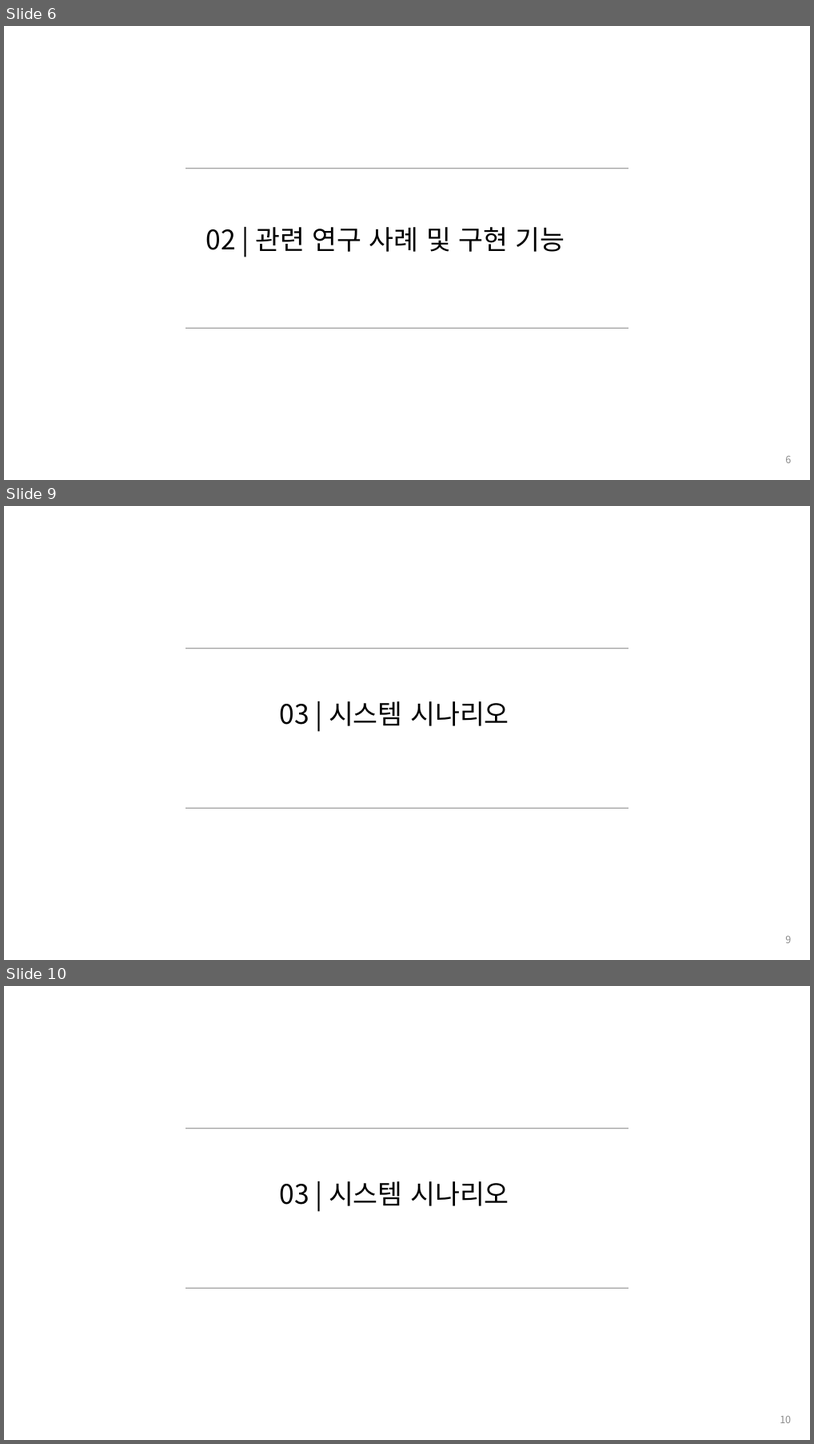
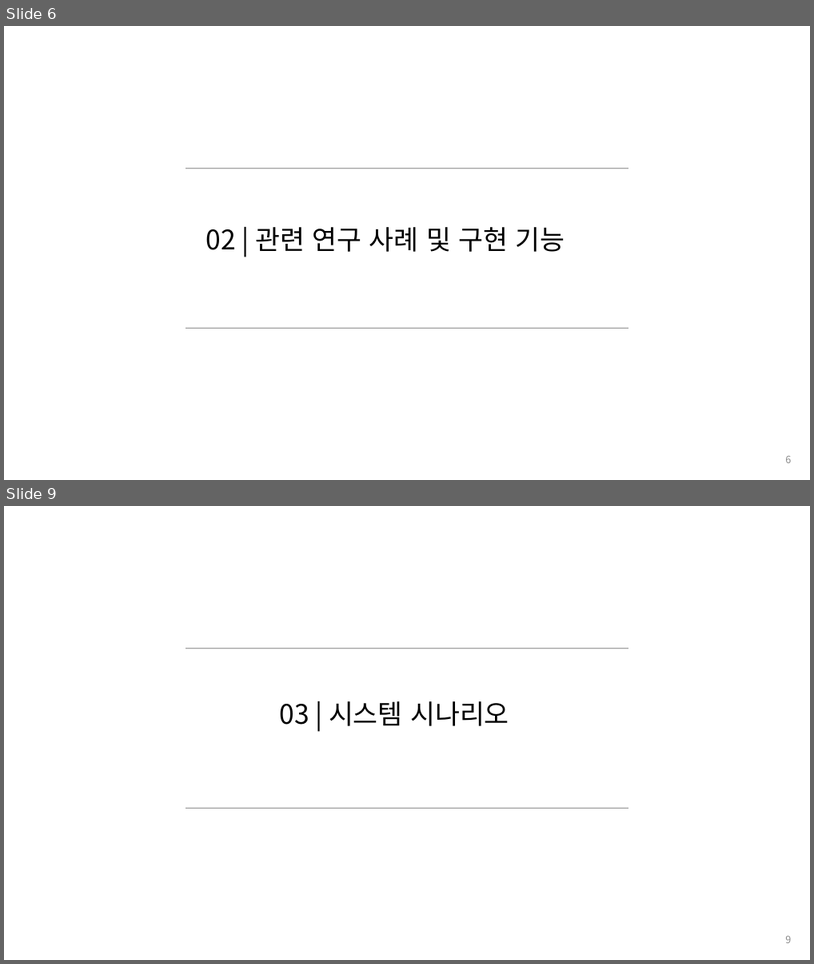
Before and after one commit to PilWooKang/graduateproject, a slide deck: 제안서(강필우,송재호,오준혁,김주형).pptx. Shown one above the other, each under a label of ours: slides 6, 9 and 10 before the commit, slides 6 and 9 after it; the slides between them are not shown. The pictures are 814x1444 and 814x964 pixels, drawn with LibreOffice and Linux fonts; fonts in the diff are those of the drawing; background and template pictures are left out. Boxes give left, top, right and bottom in pixels: in the first picture for what was removed or moved away, otherwise in the second. Text is boxed around its words. In the diff, an @@ line names an element or a change of style, - is before the commit and + after.

```diff
--- a/제안서(강필우,송재호,오준혁,김주형).pptx
+++ b/제안서(강필우,송재호,오준혁,김주형).pptx
@@ slide 9 removed at <box>4,506,810,960</box>, background #FFFFFF @@
@@ line removed from (186, 648) to (629, 648) @@
@@ text removed at <box>280,701,510,726</box> @@
-03 | 시스템 시나리오
@@ line removed from (186, 808) to (629, 808) @@
@@ page number removed at <box>786,936,791,943</box> @@
-9
@@ what was slide 10 is now slide 9 @@
@@ page number at <box>786,936,791,943</box>: text changed @@
-10
+9
```
Also in this commit, not shown: 11 slides changed.
